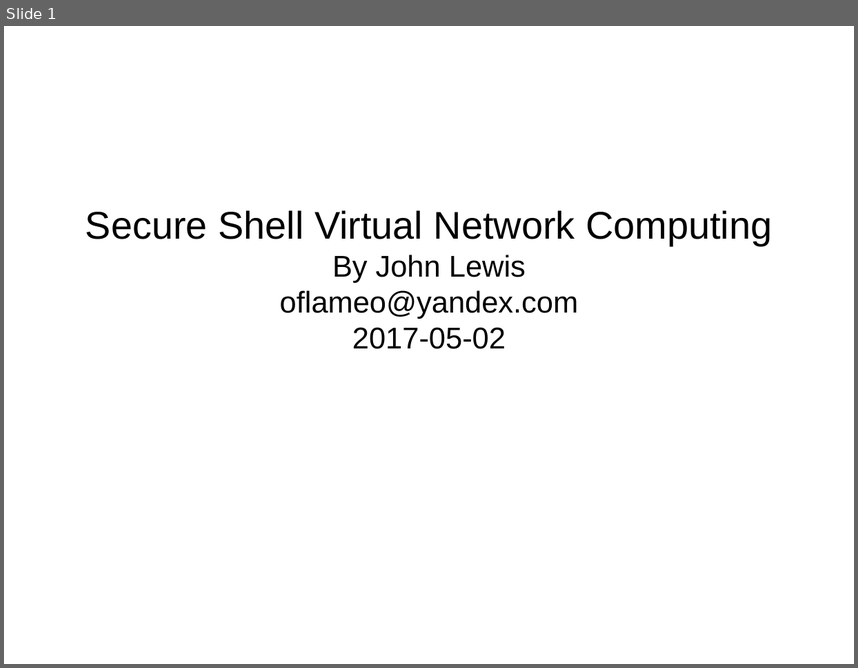
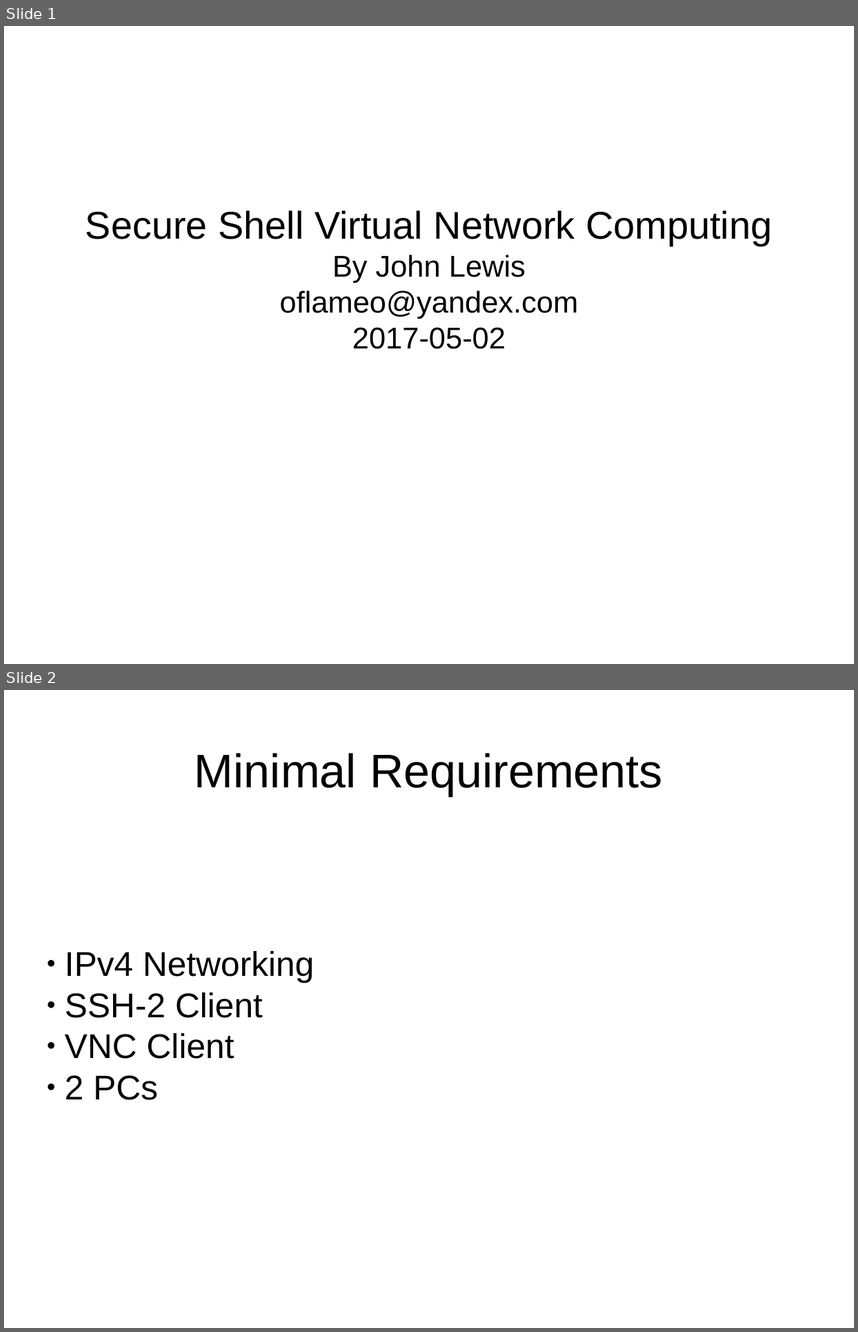
Before and after one commit to Oflameo/sshvnc_ws, a slide deck: doc/sshvnc.odp. Shown one above the other, each under a label of ours: slide 1 before the commit, slides 1 and 2 after it. The pictures are 858x668 and 858x1332 pixels, drawn with LibreOffice and Linux fonts; fonts in the diff are those of the drawing. Boxes give left, top, right and bottom in pixels: in the first picture for what was removed or moved away, otherwise in the second. Text is boxed around its words. In the diff, an @@ line names an element or a change of style, - is before the commit and + after.

Commit message:
Requirements.

```diff
--- a/doc/sshvnc.odp
+++ b/doc/sshvnc.odp
@@ slide 2 added at <box>4,690,854,1328</box>, background #FFFFFF @@
@@ title added at <box>194,753,663,796</box>, 44 pt, text #000000 @@
+Minimal Requirements
@@ subtitle added at <box>65,951,314,1100</box>, 32 pt, text #000000 @@
+● IPv4 Networking
+● SSH-2 Client
+● VNC Client
+● 2 PCs
```
Also in this commit, not shown: 1 other slide added, 1 slide removed.
